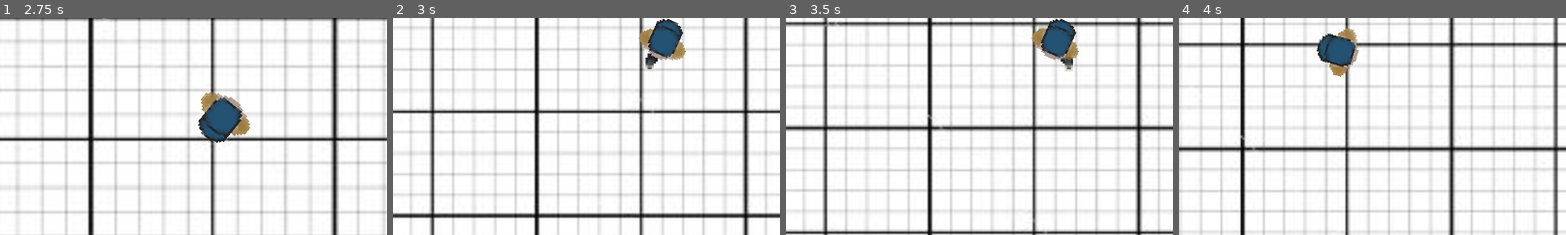
Above: before the commit, frames 1-4 (left to right).
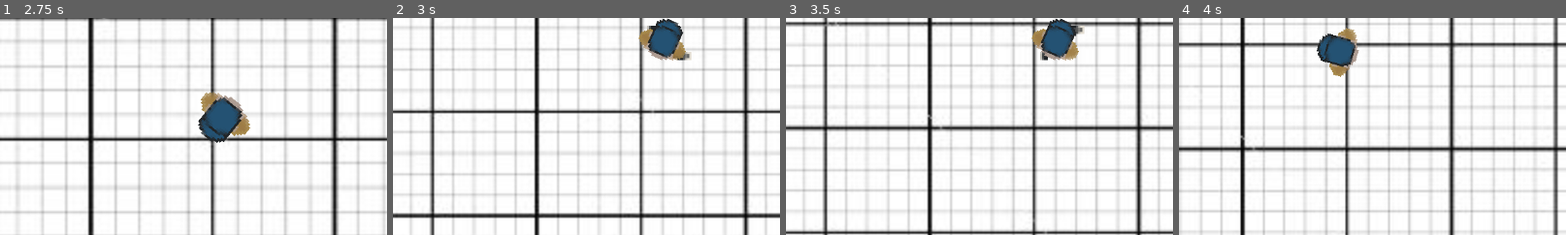
Above: after the commit, the same moments.

Repository: dandyhorse/cosmichorror
Game: Godot game, scene res://scenes/level_1/level.tscn
Same seed, same stepped clock (60 frames per second), same inputs: the game is played once before the commit and once after it.
Inputs (mouse positions are % of the whole screen's width and height, from its top left):
- Up to frame 1 (2.75 s): tap Enter at 0.5 s; move the mouse to (72, 45) at 0.52 s; hold D (right) 0.53-1.28 s; hold Alt (crouch) 0.53-1.28 s; move the mouse to (30, 55) at 1.27 s; hold S (down) 1.28-2.03 s; tap Shift (run) at 1.35 s; move the mouse to (60, 28) at 2.02 s; hold D (right) from 2.03 s (still down); hold Mouse wheel up (zoom_in) from 2.03 s (still down)
- Up to frame 2 (3 s): move the mouse to (45, 70) at 2.77 s; release D (right) at 2.78 s; release Mouse wheel up (zoom_in) at 2.78 s; hold W (up) from 2.78 s (still down); tap Mouse wheel down (zoom_out) at 2.85 s
- Up to frame 3 (3.5 s): keep holding W (up)
- Up to frame 4 (4 s): move the mouse to (80, 65) at 3.52 s; release W (up) at 3.53 s; hold A (left) from 3.53 s (still down); hold Alt (crouch) from 3.53 s (still down)
The pictures show only the part of the screen within x 17-67%, y 36-86%; the shares and areas given below are measured in that part.

Frame 1 is identical in both runs. In frame 2, 0.3% of the frame differs, in the area x 65-78%, y 3-25%; in frame 3, 0.4%; in frame 4, nothing differs.

Commit message:
add dirtection to legs rotation

Diff:
--- a/scenes/man/man.gd
+++ b/scenes/man/man.gd
@@ -48,7 +48,6 @@
 			currentSpeed = ACELERATED_SPEED
 		isCrouching:
 			currentSpeed = CROUCH_SPEED
-
 		_:
 			currentSpeed = SPEED;
 
@@ -56,55 +55,55 @@
 
 	realVelocity = get_real_velocity()
 
+	# Position or Global Position ?
 	var direction = Vector2(direction_x, direction_y).normalized()
 	var mouse_position = get_global_mouse_position()
-	var angle = direction.angle_to(mouse_position - position)
-
-#	print(direction.angle_to(mouse_position - position))
-
-	var defaultRotation = rotator.rotation;
-	var isForwardDirection = false;
+	var angle = direction.angle_to(mouse_position - global_position)
 
 	if (realVelocity != Vector2.ZERO):
-#		legs.play("walk")
+		print(direction)
 		if abs(angle) < PI / 4:
-#			rotator.rotation = 3 * PI / 2
-			isForwardDirection = true;
+			if direction.x > 0 && direction.y == 0:
+				rotator.rotation = 2 * PI
+			elif direction.x < 0 && direction.y == 0:
+				rotator.rotation = PI
+			if direction.y > 0 && direction.x == 0:
+				rotator.rotation = PI / 2
+			elif direction.y < 0 && direction.x == 0:
+				rotator.rotation = 3 * PI / 2
 			legs.play("walk")
 		elif abs(angle) > 3 * PI / 4:
-			isForwardDirection = false;
 			legs.play_backwards("walk")
 		elif angle > 0:
 			#left
-			isForwardDirection = false;
 			legs.play("idle")
 		else:
 			#right
-			isForwardDirection = false;
 			legs.play("idle")
 	else:
 		legs.play("idle")
 
-	if (Input.is_action_pressed("up")):
-		if isForwardDirection:
-			rotator.rotation = 3 * PI / 2
-		else:
-			rotator.rotation = PI / 2
-	if (Input.is_action_pressed("down")):
-		if isForwardDirection:
-			rotator.rotation = PI / 2
-		else:
-			rotator.rotation = 3 * PI / 2
-	if (Input.is_action_pressed("right")):
-		if isForwardDirection:
-			rotator.rotation = 2 * PI
-		else:
-			rotator.rotation =  PI
-	if (Input.is_action_pressed("left")):
-		if isForwardDirection:
-			rotator.rotation = PI
-		else:
-			rotator.rotation = 2 * PI
+# Noobie prog level:
+#	if (Input.is_action_pressed("up")):
+#		if isForwardDirection:
+#			rotator.rotation = 3 * PI / 2
+#		else:
+#			rotator.rotation = PI / 2
+#	if (Input.is_action_pressed("down")):
+#		if isForwardDirection:
+#			rotator.rotation = PI / 2
+#		else:
+#			rotator.rotation = 3 * PI / 2
+#	if (Input.is_action_pressed("right")):
+#		if isForwardDirection:
+#			rotator.rotation = 2 * PI
+#		else:
+#			rotator.rotation =  PI
+#	if (Input.is_action_pressed("left")):
+#		if isForwardDirection:
+#			rotator.rotation = PI
+#		else:
+#			rotator.rotation = 2 * PI
 
 # Legs Rotation:
 #	var rotation = 0.0
